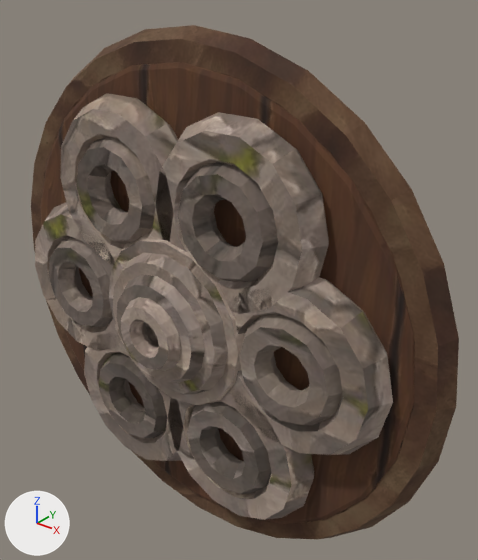
An edit to the glTF model assets/models/items/shield_shell.glb, drawn before and after from the same camera.
Rendered twice from a 50 mm camera at (0.532, -0.587, 0.777) aimed at (0.029, 0.043, 0.387). The lights are fixed; the arrows at lower left show +X, +Y and +Z. The picture after the commit comes second. Vertices at exactly the same position are counted once.

In view in the first picture: 'model'.
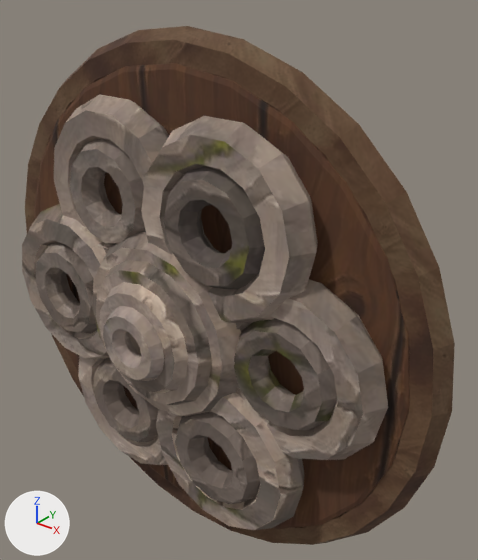
Location of each change, [x1, y1, x2, y2] in pixels of the pictures (478 x 560 px; the box of a moved part takes in the faces that stretch with it):
'model', reshaped: before [31, 25, 459, 540]; after [22, 26, 455, 545]
part 1 of me_wrap, moved or reshaped: before [40, 62, 415, 524]; after [34, 63, 410, 529]
part 2 of me_wrap, moved or reshaped: before [31, 25, 459, 540]; after [25, 26, 455, 545]
part 3 of me_wrap, moved or reshaped: before [229, 277, 393, 455]; after [236, 279, 388, 460]
part 4 of me_wrap, moved or reshaped: before [35, 202, 121, 351]; after [141, 116, 318, 323]
part 5 of me_wrap, added (brown): after [54, 94, 169, 253]
part 6 of me_wrap, added: after [22, 204, 110, 359]
part 7 of me_wrap, added (brown): after [78, 355, 168, 465]
part 8 of me_wrap, added (brown): after [156, 392, 305, 530]
part 9 of me_wrap, moved or reshaped: before [109, 233, 246, 405]; after [92, 232, 241, 416]
part 10 of me_wrap, moved or reshaped: before [113, 252, 228, 395]; after [96, 260, 212, 405]
part 11 of me_wrap, moved or reshaped: before [116, 274, 205, 383]; after [99, 282, 188, 393]
part 12 of me_wrap, moved or reshaped: before [121, 297, 181, 371]; after [103, 306, 164, 381]
part 13 of me_wrap, moved or reshaped: before [239, 314, 343, 425]; after [234, 318, 337, 430]
part 14 of me_wrap, moved or reshaped: before [178, 162, 278, 282]; after [164, 167, 265, 289]
part 15 of me_wrap, moved or reshaped: before [77, 137, 155, 244]; after [70, 139, 146, 245]
part 16 of me_wrap, moved or reshaped: before [49, 237, 113, 327]; after [36, 242, 97, 334]
part 17 of me_wrap, moved or reshaped: before [99, 353, 168, 438]; after [93, 358, 158, 442]
part 18 of me_wrap, moved or reshaped: before [187, 402, 271, 494]; after [175, 412, 260, 504]
part 19 of me_wrap, deleted (brown): before [60, 93, 329, 520]

Diff of the bpy script that builds the scene:
```diff
--- a/assets/models/items/shield_shell.glb.py
+++ b/assets/models/items/shield_shell.glb.py
@@ me_wrap @@
-me_wrap.from_pydata(...)  # 3391 vertices, 6736 faces; spans x -0.355..0.355, y -0.109..0.109, z 0.0..0.71
+me_wrap.from_pydata(...)  # 3568 vertices, 7072 faces; spans x -0.355..0.355, y -0.138..0.138, z 0.0..0.71
+# me_wrap part 1: the loose piece of 144 vertices spanning x -0.32..0.32, y -0.027..0.023, z 0.035..0.675 is moved by (0.0, -0.011, 0.0)
+# me_wrap part 2: the loose piece of 168 vertices spanning x -0.355..0.355, y -0.023..0.02, z 0.0..0.71 is moved by (0.0, -0.011, 0.0)
+# me_wrap part 3: the loose piece of 84 vertices spanning x 0.06..0.3, y -0.063..-0.011, z 0.238..0.472 is moved by (0.0, -0.011, 0.0)
+# me_wrap part 4: the loose piece of 84 vertices spanning x -0.3..-0.06, y -0.063..-0.011, z 0.238..0.472 is moved by (0.27, -0.023, 0.156)
+# me_wrap part 5: a new loose piece, a torus around y (ring radius 0.09, tube radius 0.03) spanning x -0.21..0.03, y -0.074..-0.022, z 0.394..0.628, in mat_stone_c (picture img_stone_c)
+# me_wrap part 6: a new loose piece, a torus around y (ring radius 0.09, tube radius 0.03) spanning x -0.3..-0.06, y -0.086..-0.034, z 0.238..0.472, in mat_stone_c (picture img_stone_c)
+# me_wrap part 7: a new loose piece, a torus around y (ring radius 0.09, tube radius 0.03) spanning x -0.21..0.03, y -0.074..-0.022, z 0.082..0.316, in mat_stone_c (picture img_stone_c)
+# me_wrap part 8: a new loose piece, a torus around y (ring radius 0.09, tube radius 0.03) spanning x -0.03..0.21, y -0.086..-0.034, z 0.082..0.316, in mat_stone_c (picture img_stone_c)
+# me_wrap part 9: the loose piece of 96 vertices spanning x -0.128..0.128, y -0.066..-0.017, z 0.227..0.483 is moved by (0.0, -0.029, 0.0)
+# me_wrap part 10: the loose piece of 96 vertices spanning x -0.102..0.102, y -0.08..-0.039, z 0.253..0.457 is moved by (0.0, -0.029, 0.0)
+# me_wrap part 11: the loose piece of 96 vertices spanning x -0.076..0.076, y -0.095..-0.06, z 0.279..0.431 is moved by (0.0, -0.029, 0.0)
+# me_wrap part 12: the loose piece of 96 vertices spanning x -0.05..0.05, y -0.109..-0.082, z 0.305..0.405 is moved by (0.0, -0.029, 0.0)
+# me_wrap part 13: the loose piece of 72 vertices spanning x 0.108..0.252, y -0.071..-0.033, z 0.283..0.427 is moved by (0.0, -0.011, 0.0)
+# me_wrap part 14: the loose piece of 72 vertices spanning x 0.018..0.162, y -0.071..-0.033, z 0.439..0.583 is moved by (0.0, -0.023, 0.0)
+# me_wrap part 15: the loose piece of 72 vertices spanning x -0.162..-0.018, y -0.071..-0.033, z 0.439..0.583 is moved by (0.0, -0.011, 0.0)
+# me_wrap part 16: the loose piece of 72 vertices spanning x -0.252..-0.108, y -0.071..-0.033, z 0.283..0.427 is moved by (0.0, -0.023, 0.0)
+# me_wrap part 17: the loose piece of 72 vertices spanning x -0.162..-0.018, y -0.071..-0.033, z 0.127..0.271 is moved by (0.0, -0.011, 0.0)
+# me_wrap part 18: the loose piece of 72 vertices spanning x 0.018..0.162, y -0.071..-0.033, z 0.127..0.271 is moved by (0.0, -0.023, 0.0)
+# me_wrap part 19: 8 loose pieces with 543 vertices, spanning x -0.21..0.21, y -0.063..0.089, z 0.082..0.628, are deleted
+# other edits to the shape of me_wrap do not show in these pictures
 me_wrap.materials.append(mat_leather_dark)
@@ me_wrap @@
 me_wrap.materials.append(mat_leather_a)
-me_wrap.materials.append(mat_iron_a)  # picture img_iron_a
 me_wrap.materials.append(mat_wood_b)
+me_wrap.materials.append(mat_iron_c)  # picture img_iron_c
```
